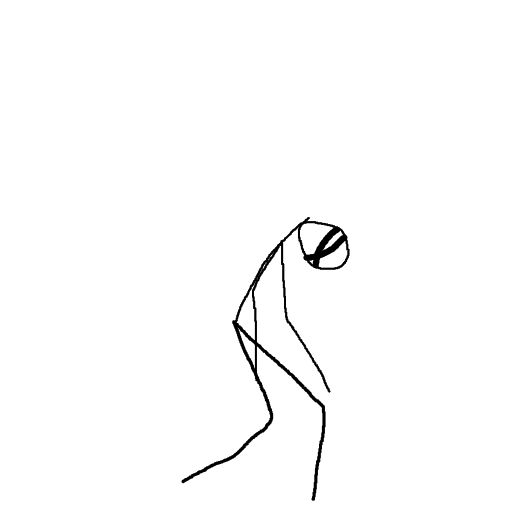
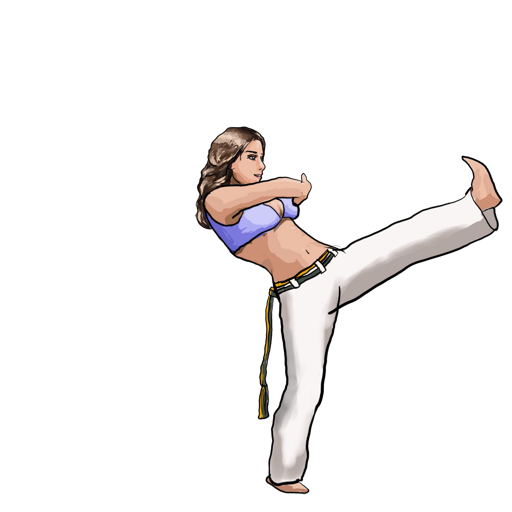
Comparing the layer stacks of the two w=512, h=512 images. Changes:
hid "Groggy" over [181, 126, 503, 501]
added layer "Paper" (1st of 2) above "Scissor" over [181, 126, 503, 501]
